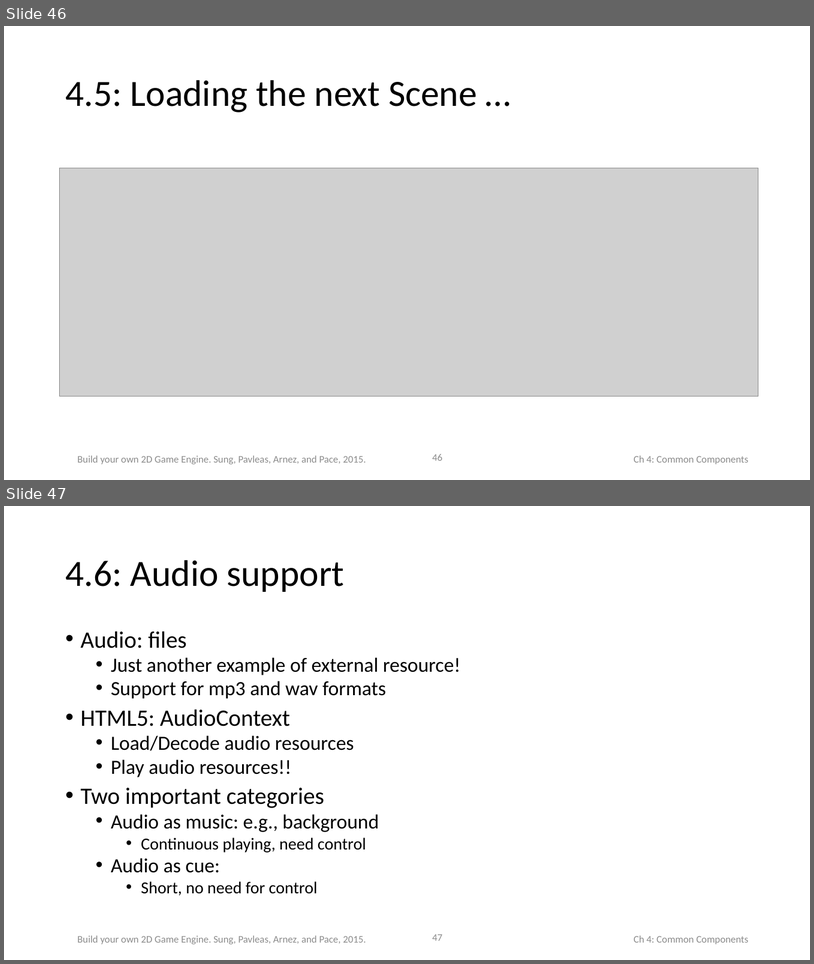
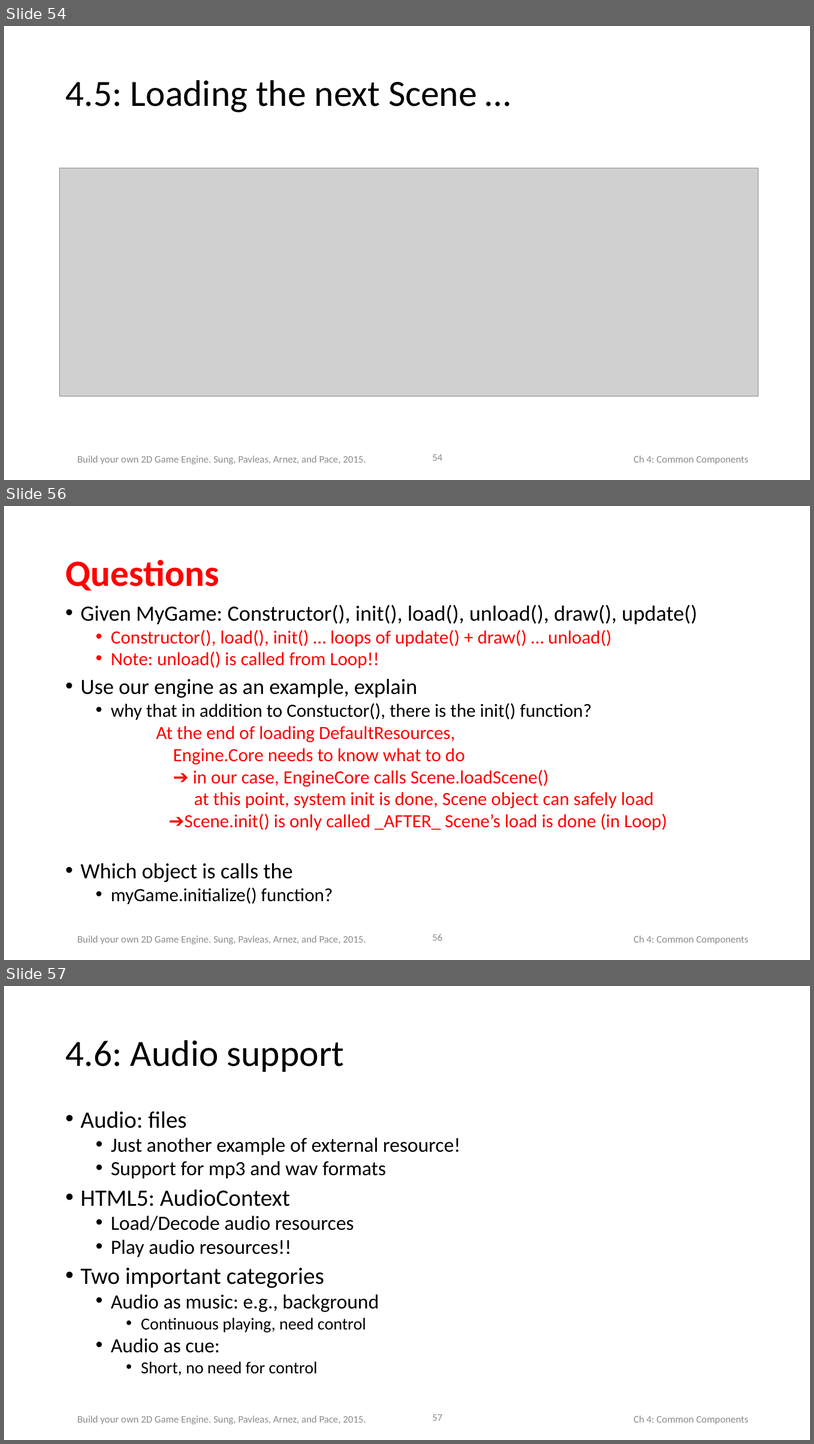
Before and after one commit to HTML5GameEngineGroup/html5engine, a slide deck: Book-PPT/Chap4.pptx. Shown one above the other, each under a label of ours: slides 46 and 47 before the commit, slides 54, 56 and 57 after it; the slides between them are not shown. The pictures are 814x964 and 814x1444 pixels, drawn with LibreOffice and Linux fonts; fonts in the diff are those of the drawing; grey boxes stand for pictures. Boxes give left, top, right and bottom in pixels: in the first picture for what was removed or moved away, otherwise in the second. Text is boxed around its words. In the diff, an @@ line names an element or a change of style, - is before the commit and + after.

```diff
--- a/Book-PPT/Chap4.pptx
+++ b/Book-PPT/Chap4.pptx
@@ slide 56 added at (4,506,810,960), background #FFFFFF; not listed: 3 template elements that a slide beside it also shows @@
@@ title added at (65,559,219,591), 44 pt, text #FF0000, bold @@
+Questions
@@ text added at (81,604,698,904), 22.2 pt, text #FF0000 @@
+• Given MyGame: Constructor(), init(), load(), unload(), draw(), update()
+  • Constructor(), load(), init() … loops of update() + draw() … unload()
+  • Note: unload() is called from Loop!!
+• Use our engine as an example, explain
+  • why that in addition to Constuctor(), there is the init() function?
+  At the end of loading DefaultResources,
+  Engine.Core needs to know what to do
+  ➔ in our case, EngineCore calls Scene.loadScene()
+  at this point, system init is done, Scene object can safely load
+  ➔Scene.init() is only called _AFTER_ Scene’s load is done (in Loop)
+• Which object is calls the
+  • myGame.initialize() function?
@@ what was slide 46 is now slide 54 @@
@@ page number at (432,454,443,460): text changed @@
-46
+54
@@ what was slide 47 is now slide 57 @@
@@ page number at (432,1414,443,1420): text changed @@
-47
+57
```
Also in this commit, not shown: 4 slides changed, 9 other slides added, 17 other files.
